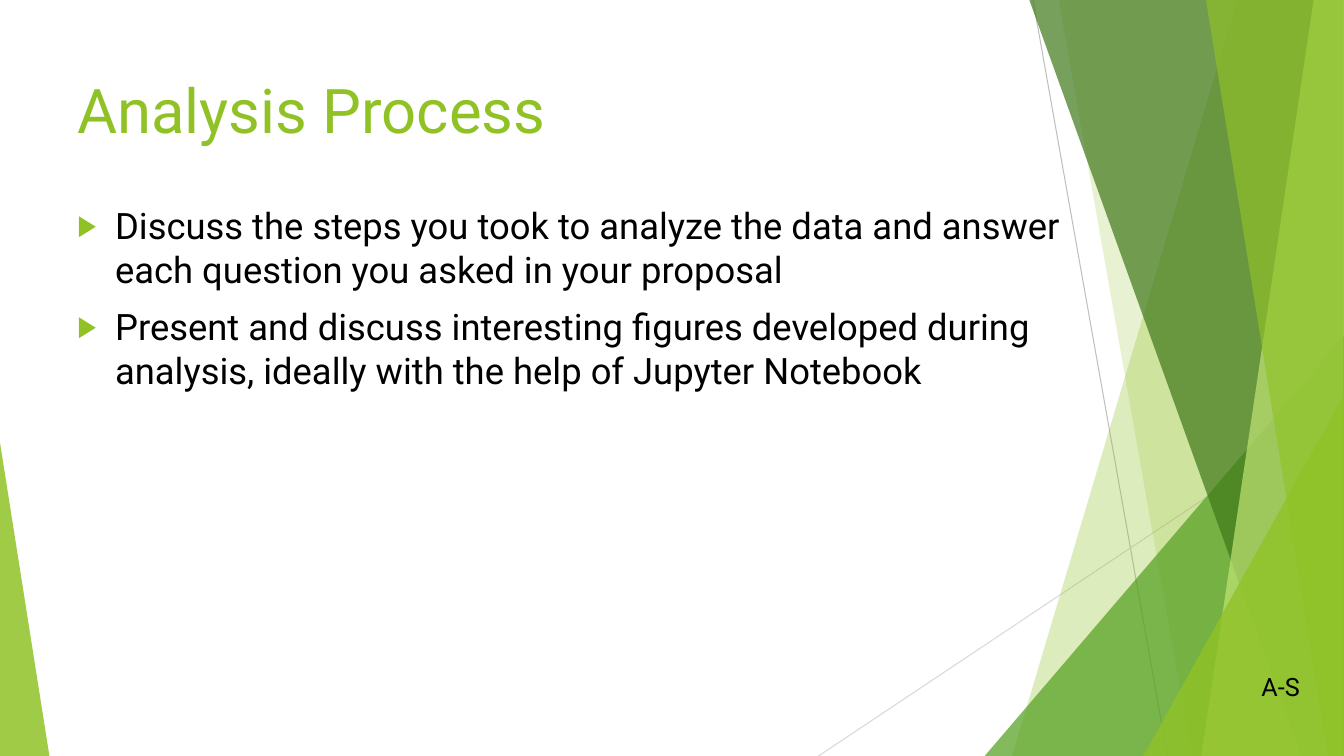
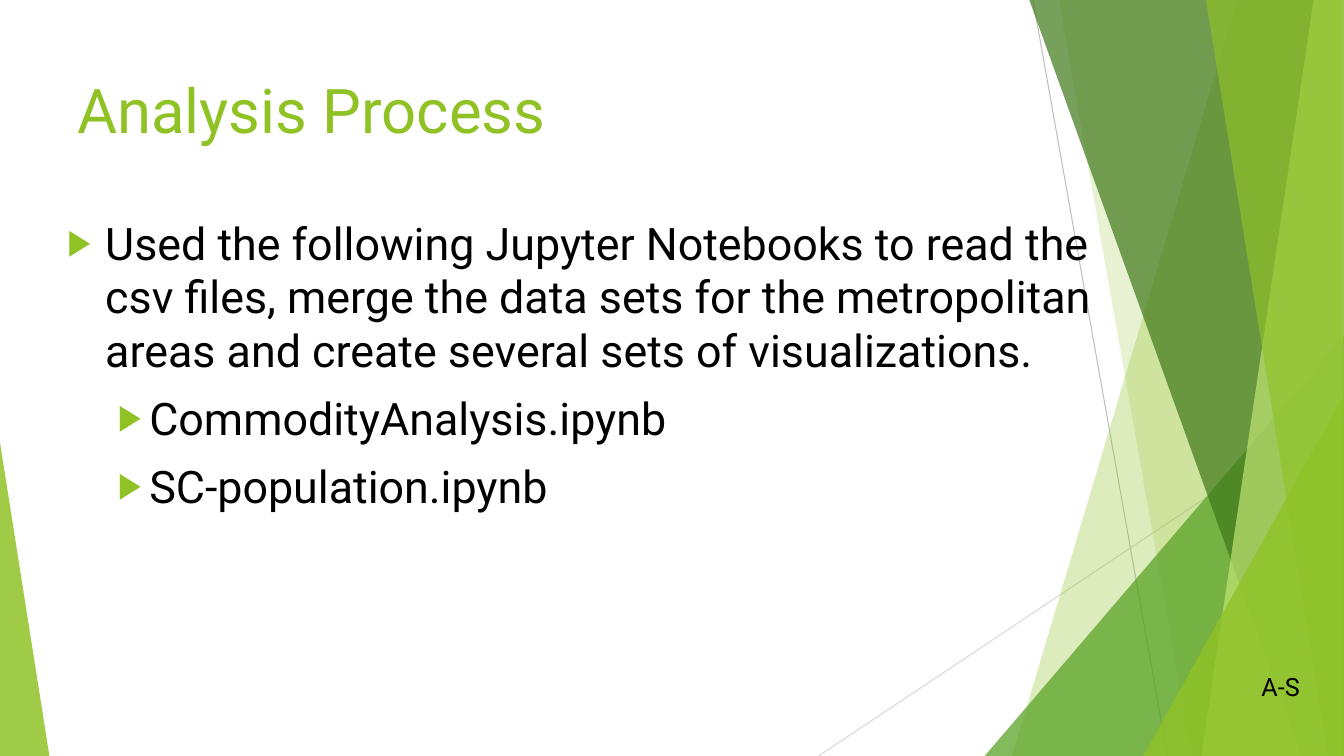
Before and after one commit to Fescamil1/Project_1_Housing_Market_Analysis, a slide deck: slide 6 of Texas Housing Market Analysis PowerPoint.pptx. Drawn at 1344x756 pixels with LibreOffice and Linux fonts; fonts in the diff are those of the drawing. Boxes give left, top, right and bottom in pixels: in the first picture for what was removed or moved away, otherwise in the second. Text is boxed around its words. In the diff, an @@ line names an element or a change of style, - is before the commit and + after.

```diff
--- a/Texas Housing Market Analysis PowerPoint.pptx
+++ b/Texas Housing Market Analysis PowerPoint.pptx
@@ text at (105, 218, 1090, 513): text changed; size 26 to 32 pt @@
-▶ Discuss the steps you took to analyze the data and answer each question you asked in your proposal
-▶ Present and discuss interesting figures developed during analysis, ideally with the help of Jupyter Notebook
+▶ Used the following Jupyter Notebooks to read the csv files, merge the data sets for the metropolitan areas and create several sets of visualizations.
+  ▶ CommodityAnalysis.ipynb
+  ▶ SC-population.ipynb
```
Also in this commit, not shown: 5 other slides changed, 1 slide added, 1 other file.
